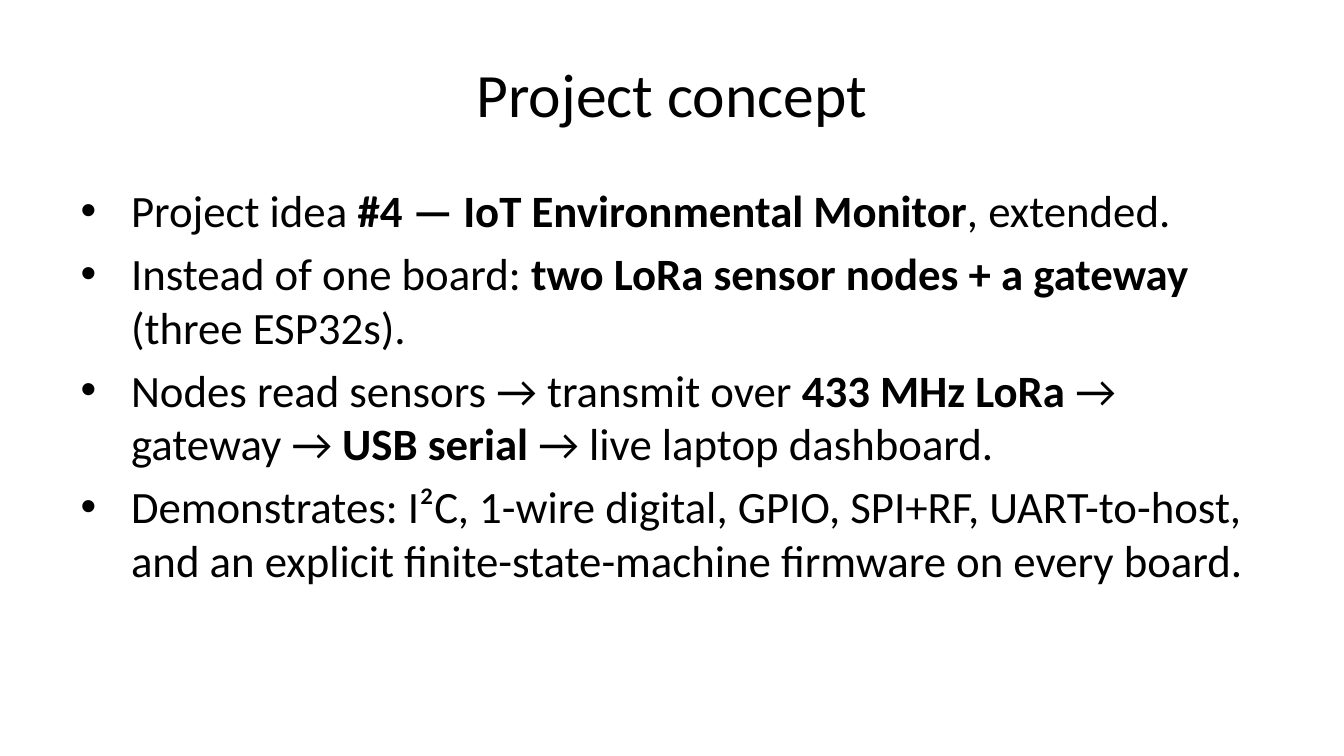
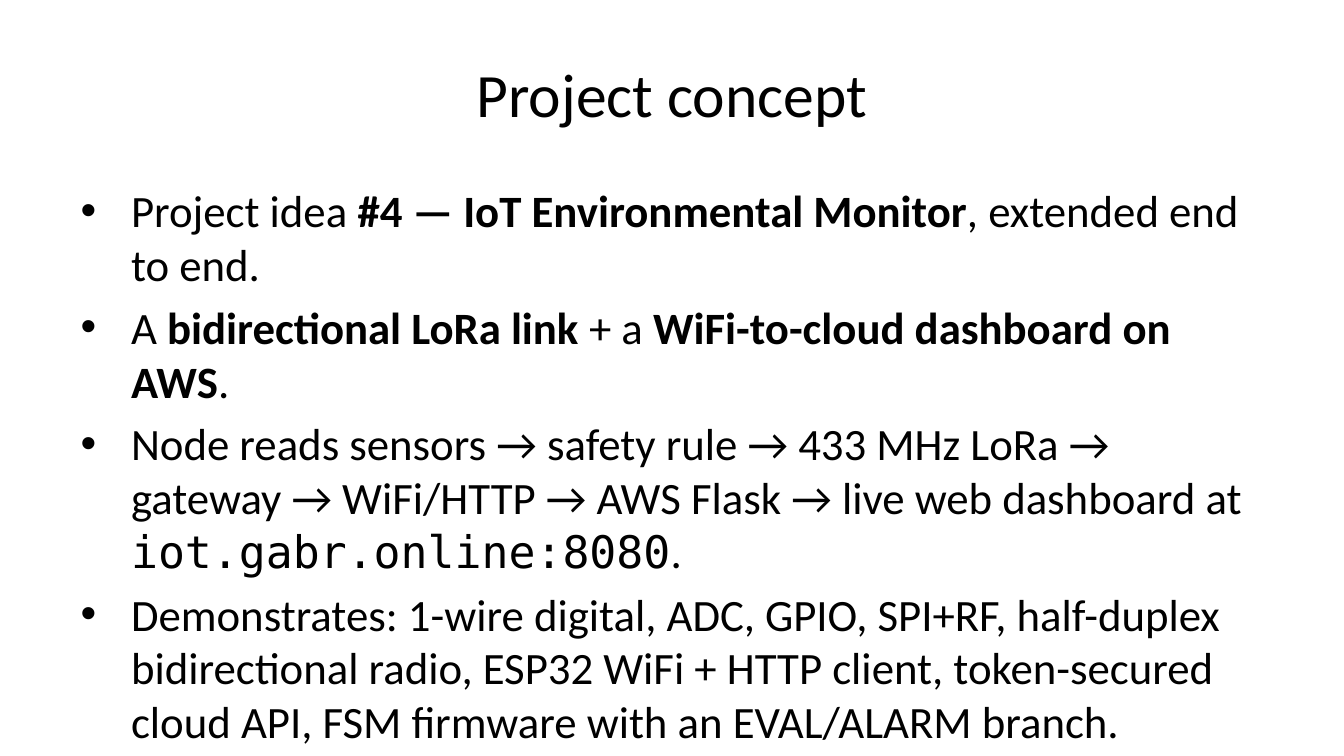
Before and after one commit to Gabrcodes/sunsand-iot-monitor, a slide deck: slide 2 of docs/slides.pptx. Drawn at 1344x756 pixels with LibreOffice and Linux fonts; fonts in the diff are those of the drawing. Boxes give left, top, right and bottom in pixels: in the first picture for what was removed or moved away, otherwise in the second. Text is boxed around its words. In the diff, an @@ line names an element or a change of style, - is before the commit and + after.

```diff
--- a/docs/slides.pptx
+++ b/docs/slides.pptx
@@ text at [131,195,1242,744]: text changed @@
-• Project idea #4 — IoT Environmental Monitor, extended.
-• Instead of one board: two LoRa sensor nodes + a gateway (three ESP32s).
-• Nodes read sensors → transmit over 433 MHz LoRa → gateway → USB serial → live laptop dashboard.
-• Demonstrates: I²C, 1-wire digital, GPIO, SPI+RF, UART-to-host, and an explicit finite-state-machine firmware on every board.
+• Project idea #4 — IoT Environmental Monitor, extended end to end.
+• A bidirectional LoRa link + a WiFi-to-cloud dashboard on AWS.
+• Node reads sensors → safety rule → 433 MHz LoRa → gateway → WiFi/HTTP → AWS Flask → live web dashboard at iot.gabr.online:8080.
+• Demonstrates: 1-wire digital, ADC, GPIO, SPI+RF, half-duplex bidirectional radio, ESP32 WiFi + HTTP client, token-secured cloud API, FSM firmware with an EVAL/ALARM branch.
```
Also in this commit, not shown: 11 other slides changed, 3 slides added, 3 slides removed, 15 other files.
